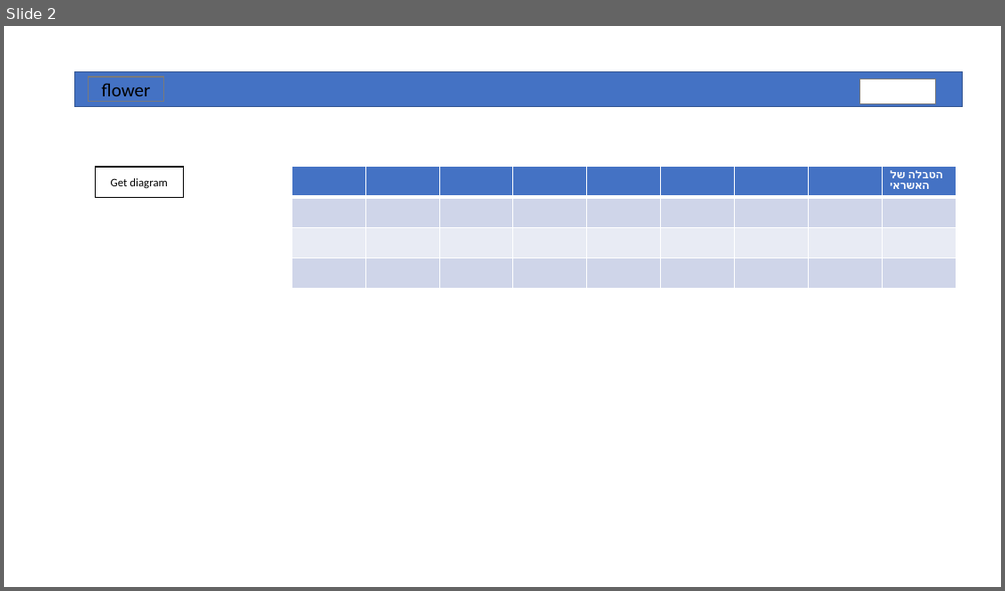
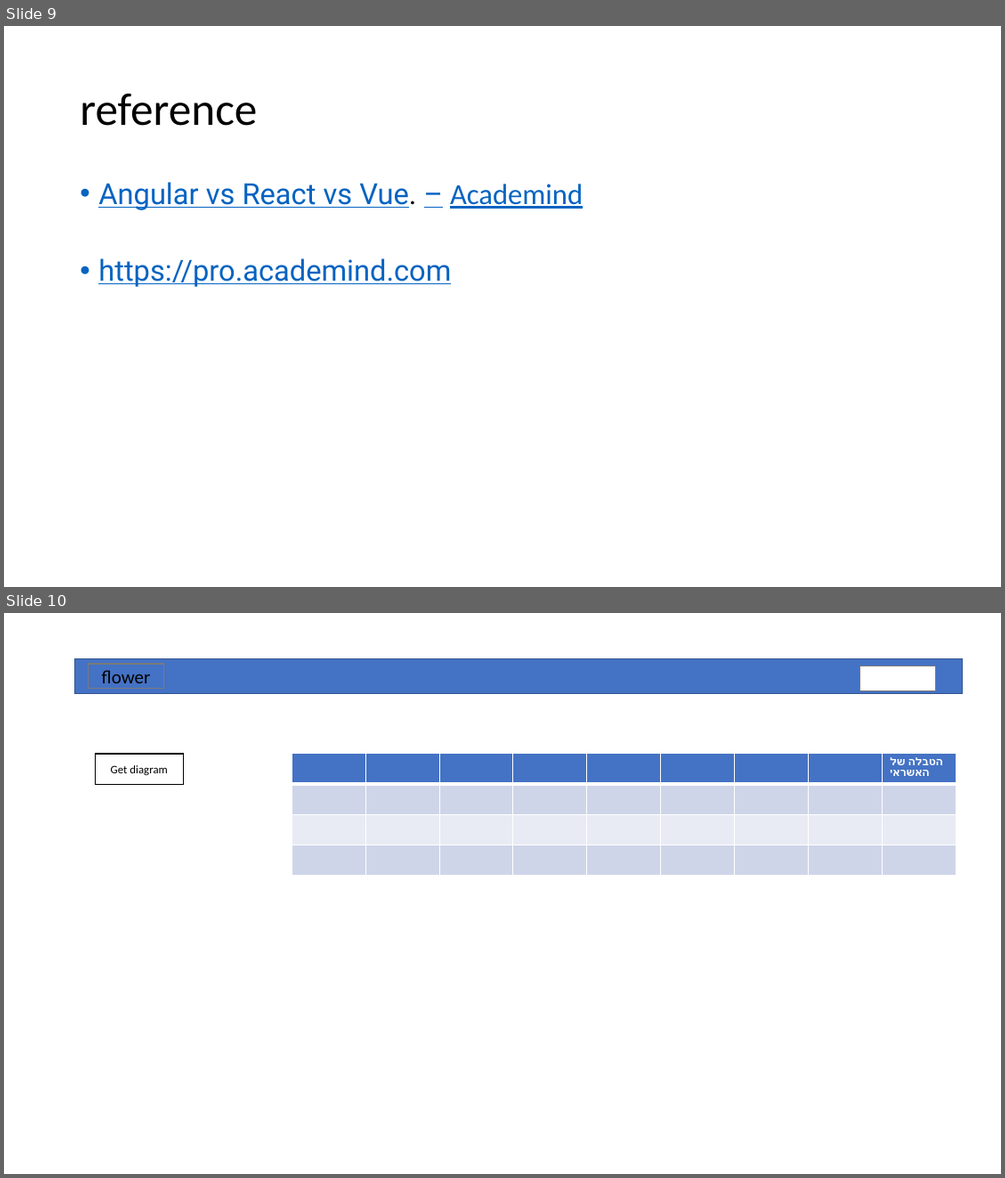
Before and after one commit to nizanf/Flower, a slide deck: src/assets/img/Presentation1.pptx. Shown one above the other, each under a label of ours: slide 2 before the commit, slides 9 and 10 after it. The pictures are 1005x591 and 1005x1178 pixels, drawn with LibreOffice and Linux fonts; fonts in the diff are those of the drawing; background and template pictures are left out. Boxes give left, top, right and bottom in pixels: in the first picture for what was removed or moved away, otherwise in the second. Text is boxed around its words. In the diff, an @@ line names an element or a change of style, - is before the commit and + after.

```diff
--- a/src/assets/img/Presentation1.pptx
+++ b/src/assets/img/Presentation1.pptx
@@ slide 9 added at [4,26,1001,587], background #FFFFFF @@
@@ title added at [80,94,257,126], 44 pt, text #000000 @@
+reference
@@ text added at [98,182,582,287], 28 pt, text #0563C1, underline @@
+• Angular vs React vs Vue. – Academind
+• https://pro.academind.com
@@ what was slide 2 is now slide 10 @@
```
Also in this commit, not shown: 8 other slides added, 1 slide removed, 4 other files.
